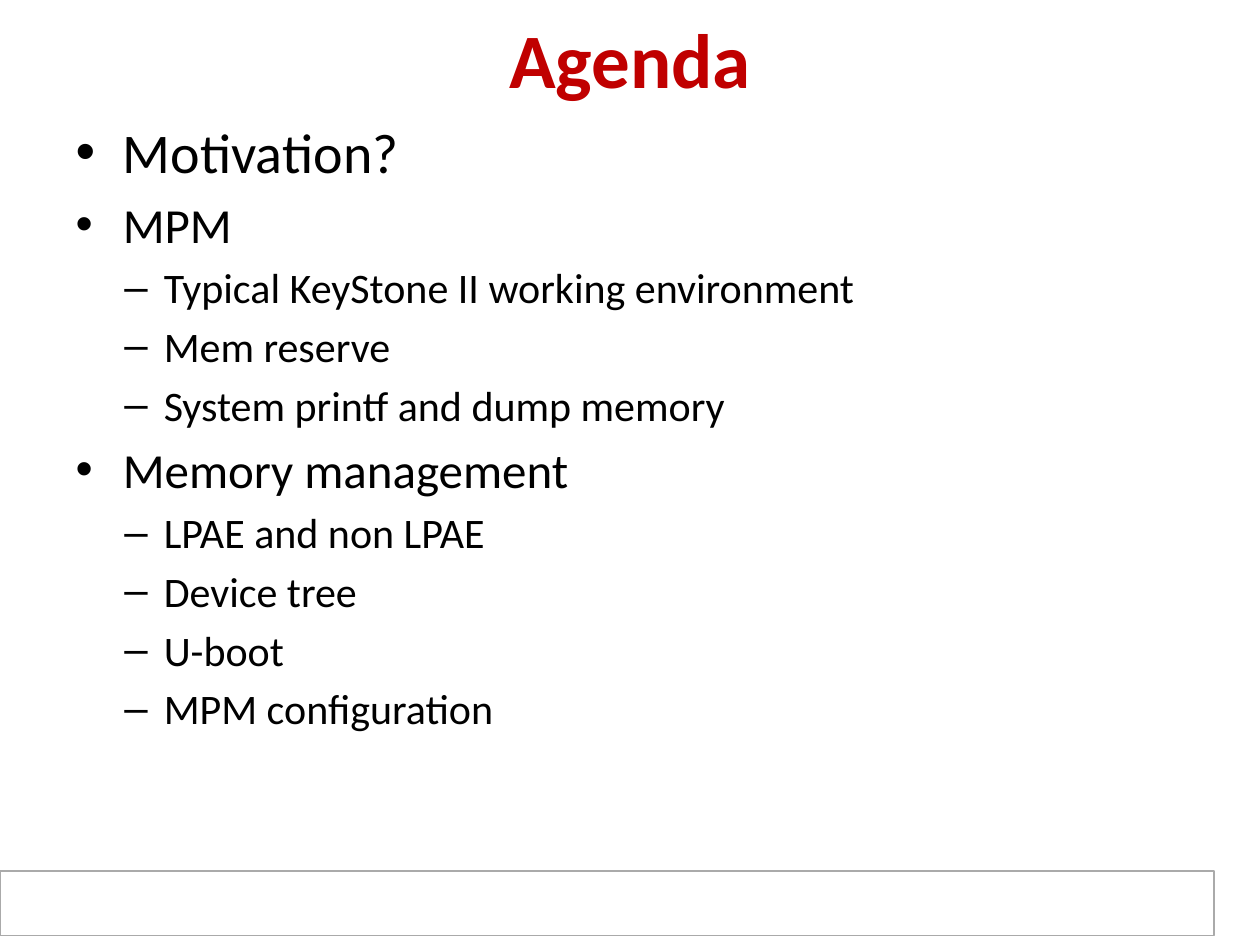
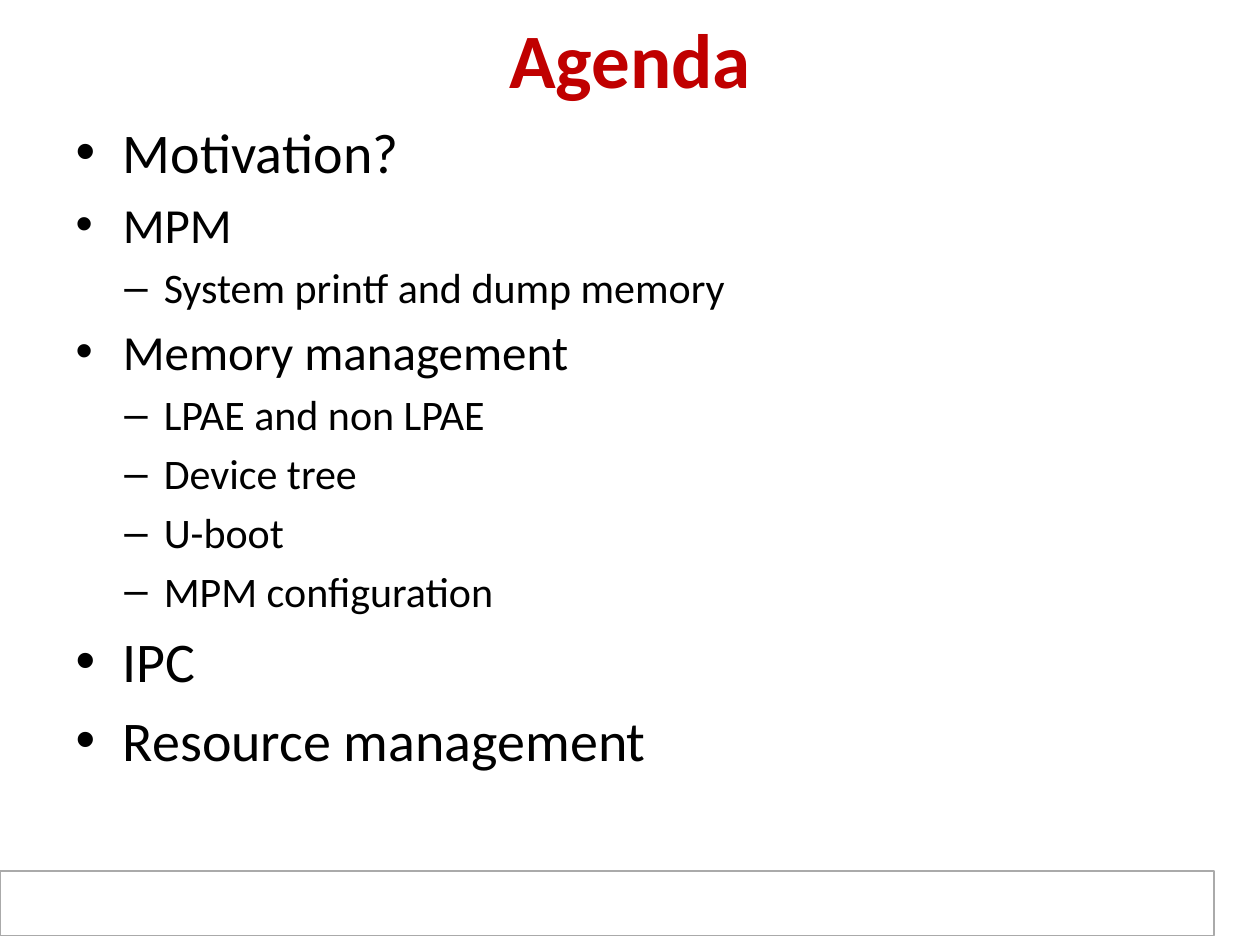
Before and after one commit to hari1989/keystone-workshop, a slide deck: slide 2 of slides/KeyStone ARM DSP.pptx. Drawn at 1260x945 pixels with LibreOffice and Linux fonts; fonts in the diff are those of the drawing; background and template pictures are left out. Boxes give left, top, right and bottom in pixels: in the first picture for what was removed or moved away, otherwise in the second. Text is boxed around its words. In the diff, an @@ line names an element or a change of style, - is before the commit and + after.

```diff
--- a/slides/KeyStone ARM DSP.pptx
+++ b/slides/KeyStone ARM DSP.pptx
@@ text at bbox=[164, 273, 854, 363]: paragraphs removed @@
-  – Typical KeyStone II working environment
-  – Mem reserve
@@ text at bbox=[123, 645, 646, 771]: paragraphs added @@
+• IPC
+• Resource management
```
Also in this commit, not shown: 2 other slides changed, 5 slides added, 2 slides removed.
